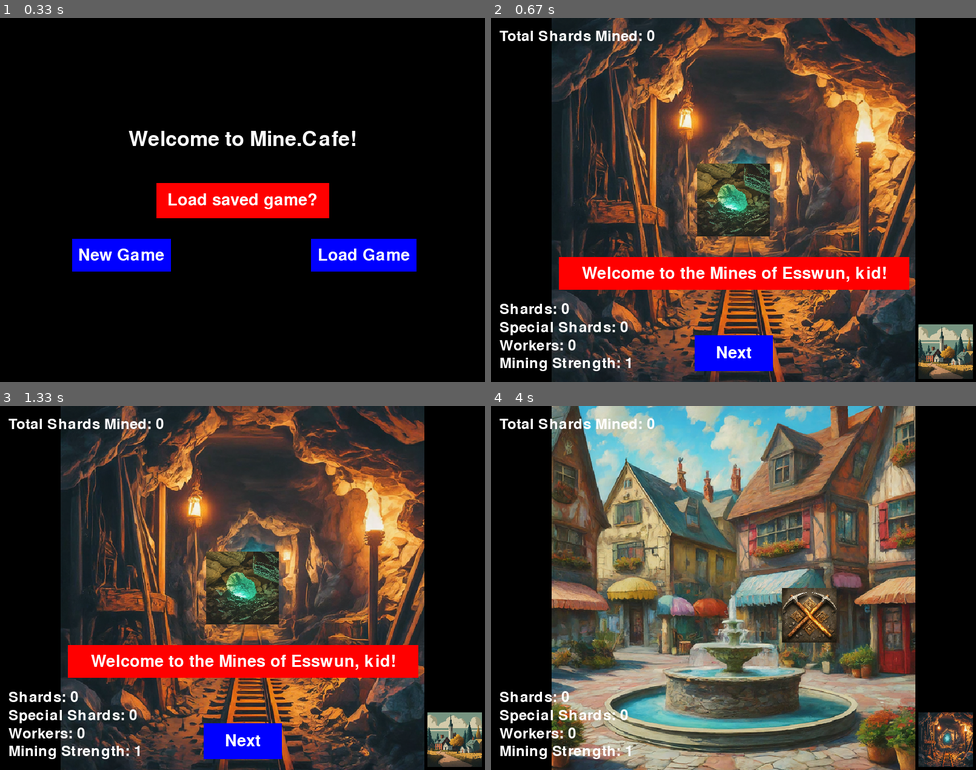
Above: before the commit, frames 1-4 (two rows, left to right).
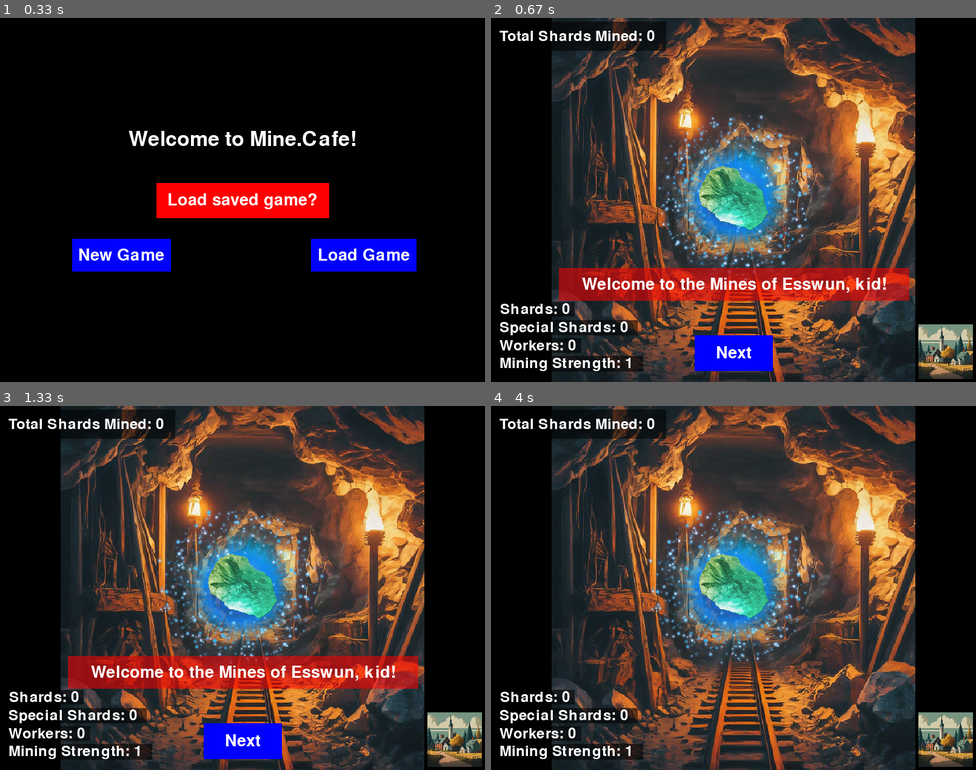
Above: after the commit, the same moments.

Repository: booltastic/Opus-PyGame-Project
Game: pygame game, started from main.py
Same seed, same stepped clock (60 frames per second), same inputs: the game is played once before the commit and once after it.
Inputs (mouse positions are in pixels of both pictures, inside the frame that each line leads up to):
- Up to frame 1 (0.33 s): no input
- Up to frame 2 (0.67 s): press the mouse at (612, 254) at 0.37 s; move the mouse to (597, 269) at 0.47 s; release the mouse at (583, 287) at 0.6 s
- Up to frame 3 (1.33 s): click (242, 588) at 0.72 s
- Up to frame 4 (4 s): press the mouse at (733, 740) at 1.53 s; move the mouse to (680, 722) at 1.63 s; release the mouse at (626, 704) at 1.77 s; press the mouse at (733, 740) at 1.87 s; move the mouse to (641, 660) at 1.97 s; release the mouse at (554, 577) at 2.1 s; press the mouse at (733, 740) at 2.2 s; move the mouse to (718, 646) at 2.3 s; release the mouse at (704, 555) at 2.43 s; press the mouse at (733, 740) at 2.53 s; move the mouse to (748, 602) at 2.63 s; release the mouse at (762, 460) at 2.77 s; press the mouse at (733, 740) at 2.87 s; move the mouse to (757, 613) at 2.97 s; release the mouse at (777, 486) at 3.1 s; press the mouse at (733, 740) at 3.2 s; move the mouse to (743, 689) at 3.3 s; release the mouse at (752, 638) at 3.43 s; press the mouse at (946, 740) at 3.53 s; move the mouse to (869, 679) at 3.63 s; release the mouse at (791, 620) at 3.77 s; click (738, 668) at 3.88 s

Frame 1 is identical in both runs. In frame 2, 17% of the frame differs, in the area x 1-87%, y 1-98%; in frame 3, 17%; in frame 4, 69%, in the area x 1-100%, y 0-100%.

Commit message:
Small improvements
Added some pseudo animations to mining
Improved mining shard target image
Added some opaque background to text to be a little less vibrant
Added a couple new buttons without function yet
Rearranged icon to enter the mine to be in the middle of town

Diff:
--- a/main.py
+++ b/main.py
@@ -29,16 +29,19 @@
         self.FPS = 30
         self.timecounter = 0
         self.counter = 0  # play time
+        self.thirdFPS = 0
         self.timer = 0
 
         # Set Colors
-        self.CLEAR = (0, 0, 0, 0)
-        self.WHITE = (255, 255, 255)
-        self.BLACK = (0, 0, 0)
-        self.RED = (255, 0, 0)
-        self.GREEN = (0, 255, 0)
-        self.BLUE = (0, 0, 255)
-        self.LIBLUE = (0, 128, 255)
+        self.CLEAR = pygame.Color(0, 0, 0, 0)
+        self.WHITE = pygame.Color(255, 255, 255)
+        self.BLACK = pygame.Color(0, 0, 0)
+        self.OPAQUEBLACK = pygame.Color(0,0,0,140)
+        self.RED = pygame.Color(255, 0, 0)
+        self.OPAQUERED = pygame.Color(255,0,0,140)
+        self.GREEN = pygame.Color(0, 255, 0)
+        self.BLUE = pygame.Color(0, 0, 255)
+        self.LIBLUE = pygame.Color(0, 128, 255)
 
         # Global Variables
         self.titlestring = 'The Clicker Game'
@@ -74,7 +77,7 @@
         self.newgametext = ['Load saved game?', 'New Game', 'Load Game']
 
         # Pre-Determined Locations For Repeat Items
-        self.Text_Location_Center = (self.WINDOW_WIDTH*0.5 , self.WINDOW_HEIGHT*0.7)
+        self.Text_Location_Center = (self.WINDOW_WIDTH*0.5 , self.WINDOW_HEIGHT*0.73)
         self.Text_Location_Left = (self.WINDOW_WIDTH*0.22, self.WINDOW_HEIGHT*0.7)
         self.Text_Location_Right = (self.WINDOW_WIDTH*0.78, self.WINDOW_HEIGHT*0.76)
         self.tuttext_locations = [self.Text_Location_Center,
@@ -86,6 +89,7 @@
         self.screen_center = (self.WINDOW_WIDTH//2, self.WINDOW_HEIGHT//2)
         self.small_icon = (self.WINDOW_HEIGHT*0.15,self.WINDOW_HEIGHT*0.15)
         self.medium_icon = (self.WINDOW_HEIGHT*0.2,self.WINDOW_HEIGHT*0.2)
+        self.large_icon = ((self.WINDOW_HEIGHT*0.5,self.WINDOW_HEIGHT*0.5))
 
         # Background Images
         self.quainttownimage = pygame.image.load('QuaintTownSquare.png')
@@ -96,11 +100,24 @@
         self.towniconimage = pygame.image.load('TownIcon.png')
         self.towniconimage = pygame.transform.scale(self.towniconimage, (self.small_icon))
 
+        self.treebuildingicon = pygame.image.load('TreeBuilding.png')
+        self.treebuildingicon = pygame.transform.scale(self.treebuildingicon, (self.small_icon))
+
         self.level1minesceneimageicon = pygame.image.load('RockyMineLevel1.png')
         self.level1minesceneimageicon = pygame.transform.scale(self.level1minesceneimageicon, (self.small_icon))
 
-        self.glowingrockicon = pygame.image.load('GlowingRockIcon.png')
+        self.glowingrockicon = pygame.image.load('IsolatedGlowingRockIcon.png')
         self.glowingrockicon = pygame.transform.scale(self.glowingrockicon, (self.medium_icon))
+
+        self.glowingrockicon2 = pygame.image.load('DarkenedIsolatedGlowingRockIcon.png')
+        self.glowingrockicon2 = pygame.transform.scale(self.glowingrockicon2, (self.medium_icon))
+
+        self.background_glow_icon1 = pygame.image.load('GlowingLight.png')
+        self.background_glow_icon1 = pygame.transform.scale(self.background_glow_icon1, (self.large_icon))
+        self.background_glow_icon2 = pygame.image.load('GlowingLight - Rotated1.png')
+        self.background_glow_icon2 = pygame.transform.scale(self.background_glow_icon2, (self.large_icon))
+        self.background_glow_icon3 = pygame.image.load('GlowingLight - Rotated2.png')
+        self.background_glow_icon3 = pygame.transform.scale(self.background_glow_icon3, (self.large_icon))
 
         self.minersguildicon = pygame.image.load('MinersGuildLogo.png')
         self.minersguildicon = pygame.transform.scale(self.minersguildicon, (self.small_icon))
@@ -116,6 +133,7 @@
 
         def game_timer():
             self.counter += 1
+            self.thirdFPS += 1/3
 
         # Drawing scene backgrounds
         def draw_background(locationimage):
@@ -174,57 +192,69 @@
 
         def draw_shardicon():
             # Shards
-            totalmined_font = pygame.font.Font(None, 35*self.fontscale)
             totalmined_string = 'Total Shards Mined: ' + str(int(self.totalmined))
-            totalmined_text = totalmined_font.render(totalmined_string, True, self.WHITE)
-            totalminedrect = totalmined_text.get_rect(midleft=(self.WINDOW_WIDTH*0.0175, self.WINDOW_HEIGHT*0.05))
-            self.screen.blit(totalmined_text, totalminedrect)
-
-            # Shards
-            shard_font = pygame.font.Font(None, 35*self.fontscale)
+            get_text_box(totalmined_string, 35*self.fontscale, (self.WINDOW_WIDTH*0.0175, self.WINDOW_HEIGHT*0.05), self.OPAQUEBLACK, 'left', 1)
+
             shard_string = 'Shards: ' + str(int(self.shard))
-            shard_text = shard_font.render(shard_string, True, self.WHITE)
-            shardrect = shard_text.get_rect(midleft=(self.WINDOW_WIDTH*0.0175, self.WINDOW_HEIGHT*0.8))
-            self.screen.blit(shard_text, shardrect)
+            get_text_box(shard_string, 35*self.fontscale, (self.WINDOW_WIDTH*0.0175, self.WINDOW_HEIGHT*0.8), self.OPAQUEBLACK, 'left',0)
 
             # Special Shards
-            sshard_font = pygame.font.Font(None, 35*self.fontscale)
             sshard_string = 'Special Shards: ' + str(int(self.sshard))
-            sshard_text = sshard_font.render(sshard_string, True, self.WHITE)
-            sshardrect = sshard_text.get_rect(midleft=(self.WINDOW_WIDTH*0.0175, self.WINDOW_HEIGHT*0.85))
-            self.screen.blit(sshard_text, sshardrect)
+            get_text_box(sshard_string, 35*self.fontscale, (self.WINDOW_WIDTH*0.0175, self.WINDOW_HEIGHT*0.85), self.OPAQUEBLACK, 'left',0)
 
             # Workers
-            worker_font = pygame.font.Font(None, 35 * self.fontscale)
             worker_string = 'Workers: ' + str(int(self.workers))
-            worker_text = worker_font.render(worker_string, True, self.WHITE)
-            workerrect = worker_text.get_rect(midleft=(self.WINDOW_WIDTH * 0.0175, self.WINDOW_HEIGHT * 0.9))
-            self.screen.blit(worker_text, workerrect)
+            get_text_box(worker_string, 35*self.fontscale, (self.WINDOW_WIDTH*0.0175, self.WINDOW_HEIGHT*0.9), self.OPAQUEBLACK, 'left',0)
 
             # Mining Strength
-            minestr_font = pygame.font.Font(None, 35 * self.fontscale)
             minestr_string = 'Mining Strength: ' + str(int(self.minerstr))
-            minestr_text = minestr_font.render(minestr_string, True, self.WHITE)
-            minestrrect = minestr_text.get_rect(midleft=(self.WINDOW_WIDTH * 0.0175, self.WINDOW_HEIGHT * 0.95))
-            self.screen.blit(minestr_text, minestrrect)
+            get_text_box(minestr_string, 35*self.fontscale, (self.WINDOW_WIDTH*0.0175, self.WINDOW_HEIGHT*0.95), self.OPAQUEBLACK, 'left',0)
 
         def draw_mainclicktarget():
+            timer = int(self.counter/3)
+            for i in range(0,1):
+                if timer % 3 == i:
+                    glowing_background_rect = self.background_glow_icon1.get_rect(center=self.screen_center)
+                    self.screen.blit(self.background_glow_icon1, glowing_background_rect)
+            for i in range(1,2):
+                if timer % 3 == i:
+                    glowing_background_rect = self.background_glow_icon2.get_rect(center=self.screen_center)
+                    self.screen.blit(self.background_glow_icon2, glowing_background_rect)
+            for i in range(2,3):
+                if timer % 3 == i:
+                    glowing_background_rect = self.background_glow_icon3.get_rect(center=self.screen_center)
+                    self.screen.blit(self.background_glow_icon3, glowing_background_rect)
+
+            mouse_clicked = pygame.mouse.get_pressed()[0]
+            mouse_pos = pygame.mouse.get_pos()
+
             glowingrockicon_rect = self.glowingrockicon.get_rect(center=self.screen_center)
-            self.screen.blit(self.glowingrockicon, glowingrockicon_rect)
+            if mouse_clicked and glowingrockicon_rect.collidepoint(mouse_pos):
+                self.screen.blit(self.glowingrockicon2, glowingrockicon_rect)
+            else:
+                self.screen.blit(self.glowingrockicon, glowingrockicon_rect)
             return glowingrockicon_rect
 
-        def get_text_box(drawntext, fontsize, textlocation, color):  # made for rects loops
+        def get_text_box(drawntext, fontsize, textlocation, color, alignment='center',boxscale=float(1)):  # made for rects loops
             boxtext = drawntext
             boxtextfont = pygame.font.Font(None, fontsize)
             renderedtext = boxtextfont.render(str(boxtext), True, self.WHITE)  # renders text image
-            colliderect = renderedtext.get_rect(
-                center=textlocation)  # create rect the size of the text at chosen location. sets ratio of size, and where we want the center
+            if alignment == 'left':
+                colliderect = renderedtext.get_rect(
+                    midleft=textlocation)  # create rect the size of the text at chosen location. sets ratio of size, and where we want the center
+            else:
+                colliderect = renderedtext.get_rect(
+                    center=textlocation)
             colliderect = colliderect.inflate(colliderect.width * 0.15,
-                                              colliderect.height)  # inflate that rect in place to twice its size, this is what gets clicked
-            pygame.draw.rect(self.screen, color,
-                             colliderect)  # draws the rect renderedrect, this cannot be passed to collidepoint though (just drawing it)
+                                              colliderect.height*boxscale)  # inflate that rect in place to twice its size, this is what gets clicked
+            # pygame.draw.rect(self.screen, color,
+            #                  colliderect)  # draws the rect renderedrect, this cannot be passed to collidepoint though (just drawing it)
             renderedtextrect = renderedtext.get_rect(
-                center=colliderect.center)  # this rect is creating a text sized rect and placing it at the center of the big rect, so its already centered. used for collide and blit. if blit
+                center=colliderect.center)  # this rect is creating a text sized rect and placing it at the center of the big rect, so its already centered.
+            surface=pygame.Surface(colliderect.size,pygame.SRCALPHA)
+            pygame.draw.rect(surface, color,
+                             surface.get_rect())
+            self.screen.blit(surface,colliderect)
             self.screen.blit(renderedtext, renderedtextrect)
             return colliderect  # if applicable. only used if you need to click it
 
@@ -276,11 +306,11 @@
         def tutorial_rects_and_images():  # where basically everything is drawn and established
             rects = {}
             draw_background(self.level1minesceneimage)
+            draw_shardicon()
+            draw_mainclicktarget()
             if self.promptnumber < len(self.tuttext):
-                get_text_box(self.tuttext[self.promptnumber], 40*self.fontscale, self.tuttext_locations[self.promptnumber], self.RED)
-            draw_shardicon()
+                get_text_box(self.tuttext[self.promptnumber], 40*self.fontscale, self.tuttext_locations[self.promptnumber], self.OPAQUERED)
             draw_location_icon(self.towniconimage)
-            draw_mainclicktarget()
             rects['next_button'] = draw_next_button()
             return rects
 
@@ -308,14 +338,31 @@
             rects = {}
             draw_background(self.quainttownimage)
             draw_shardicon()
-            rects['corner_location_icon'] = draw_location_icon(self.level1minesceneimageicon)
-            rects['minersguild_rect'] = pygame.Rect((self.WINDOW_WIDTH*0.6, self.WINDOW_HEIGHT*0.5),
+
+            #rects['corner_location_icon'] = draw_location_icon(self.quainttownimage)
+            rects['minersguild_rect'] = pygame.Rect((self.WINDOW_WIDTH*0.6, self.WINDOW_HEIGHT*0.4),
                                                     (self.small_icon))  # location, size
             self.screen.blit(self.minersguildicon, rects['minersguild_rect'])
+
+            rects['level1mine_rect'] = pygame.Rect((self.WINDOW_WIDTH*0.45, self.WINDOW_HEIGHT*0.65),
+                                                    (self.small_icon))  # location, size
+            self.screen.blit(self.level1minesceneimageicon, rects['level1mine_rect'])
+
+            rects['treebuilding_rect'] = pygame.Rect((self.WINDOW_WIDTH*0.3, self.WINDOW_HEIGHT*0.4),
+                                                    (self.small_icon))  # location, size
+            self.screen.blit(self.treebuildingicon, rects['treebuilding_rect'])
+
+            town_text = ['Back to the mines',"Miner's Guild", 'Strange Tree Building']
+            get_text_box(town_text[0], 30 * self.fontscale,
+                         (self.WINDOW_WIDTH * 0.5, self.WINDOW_HEIGHT * 0.85), self.RED)
+            get_text_box(town_text[1], 30 * self.fontscale,
+                         (self.WINDOW_WIDTH * 0.65, self.WINDOW_HEIGHT * 0.6), self.RED)
+            get_text_box(town_text[2], 30 * self.fontscale,
+                         (self.WINDOW_WIDTH * 0.34, self.WINDOW_HEIGHT * 0.6), self.RED)
             return rects
 
         def town_events(rects):
-            if rects['corner_location_icon'].collidepoint(event.pos):
+            if rects['level1mine_rect'].collidepoint(event.pos):
                 change_state('MINELEVEL1')
             if rects['minersguild_rect'].collidepoint(event.pos):
                 change_state('MINERSGUILD')
@@ -426,7 +473,7 @@
                     elif self.state == 'MINERSGUILD':
                         miners_guild_events(rects)
             # Clear the screen
-            self.screen.fill(self.CLEAR)  # Passively fills all blank space. Catch-all just in case
+            self.screen.fill(self.BLACK)  # Passively fills all blank space. Catch-all just in case
 
             # Event handling
             game_timer()  # total frame number
Binary file added: Buildings.png
Binary file added: DarkenedIsolatedGlowingRockIcon.png
Binary file added: GlowingLight - Rotated1.png
Binary file added: GlowingLight - Rotated2.png
Binary file added: GlowingLight.png
Binary file added: IsolatedGlowingRockIcon.png
Binary file added: TreeBuilding.png
Binary file added: TreeBuilding2.png
